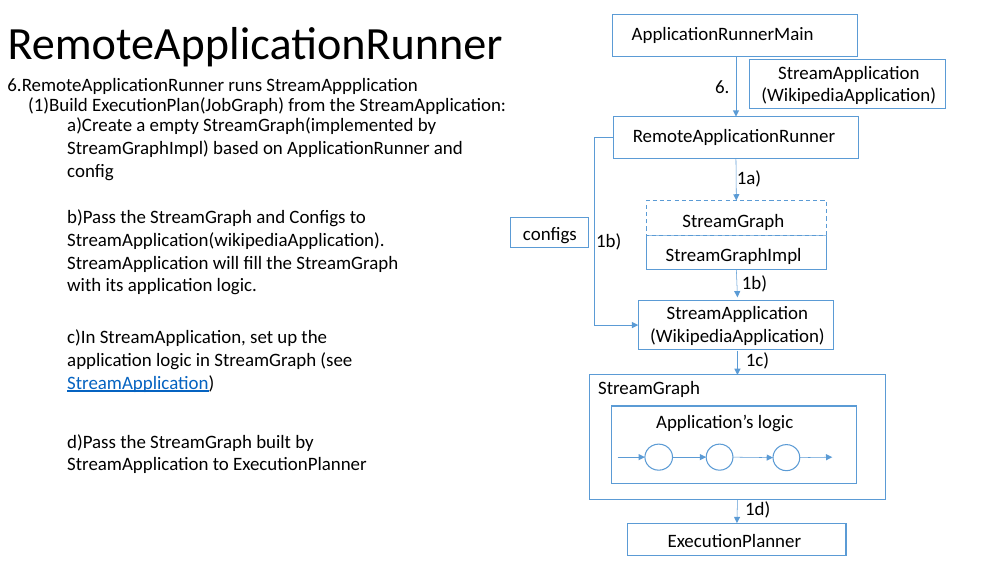
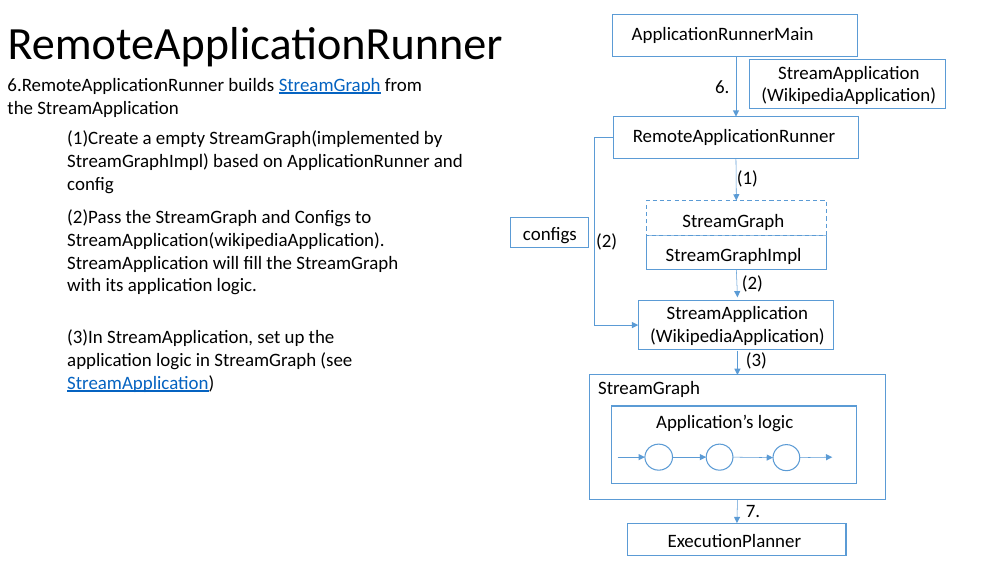
Before and after one commit to Swrrt/Samza-Documents, a slide deck: slide 27 of Documentation/SamzaStructure.pptx (slide 26 before the commit). Drawn at 1008x567 pixels with LibreOffice and Linux fonts; fonts in the diff are those of the drawing. Boxes give left, top, right and bottom in pixels: in the first picture for what was removed or moved away, otherwise in the second. Text is boxed around its words. In the diff, an @@ line names an element or a change of style, - is before the commit and + after.

Commit message:
StreamManager

```diff
--- a/Documentation/SamzaStructure.pptx
+++ b/Documentation/SamzaStructure.pptx
@@ text at [7,78,422,117]: text changed @@
-6.RemoteApplicationRunner runs StreamAppplication
+6.RemoteApplicationRunner builds StreamGraph from the StreamApplication
@@ text removed at [28,97,506,114] @@
-(1)Build ExecutionPlan(JobGraph) from the StreamApplication:
@@ text at [67,130,463,194]: text changed @@
-a)Create a empty StreamGraph(implemented by StreamGraphImpl) based on ApplicationRunner and config
+(1)Create a empty StreamGraph(implemented by StreamGraphImpl) based on ApplicationRunner and config
@@ text at [737,170,758,187]: text changed @@
-1a)
+(1)
@@ text at [67,209,398,295]: text changed @@
-b)Pass the StreamGraph and Configs to StreamApplication(wikipediaApplication). StreamApplication will fill the StreamGraph with its application logic.
+(2)Pass the StreamGraph and Configs to StreamApplication(wikipediaApplication). StreamApplication will fill the StreamGraph with its application logic.
@@ text at [596,233,617,250]: text changed @@
-1b)
+(2)
@@ text at [742,275,763,292]: text changed @@
-1b)
+(2)
@@ text at [67,329,352,392]: text changed @@
-c)In StreamApplication, set up the application logic in StreamGraph (see StreamApplication)
+(3)In StreamApplication, set up the application logic in StreamGraph (see StreamApplication)
@@ text at [746,352,767,369]: text changed @@
-1c)
+(3)
@@ text removed at [67,434,367,473] @@
-d)Pass the StreamGraph built by StreamApplication to ExecutionPlanner
@@ text at [746,505,760,517]: text changed @@
-1d)
+7.
```
Also in this commit, not shown: 23 other slides changed, 1 slide added.
